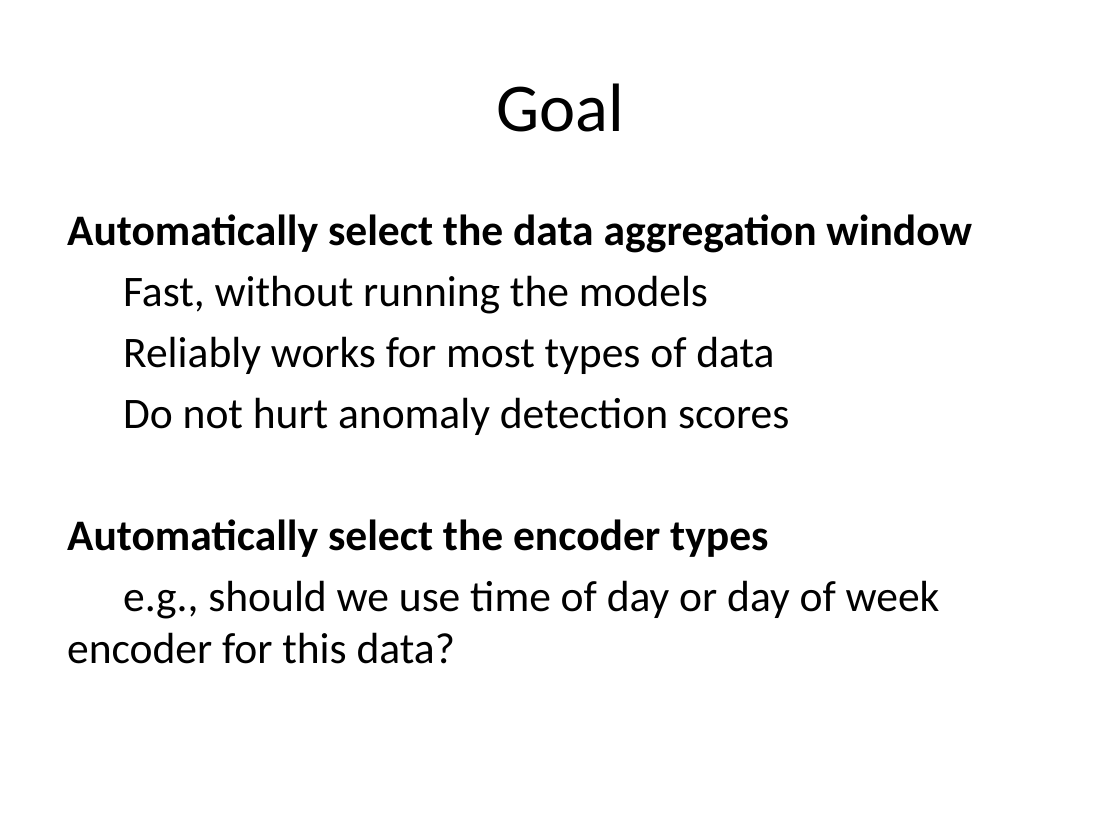
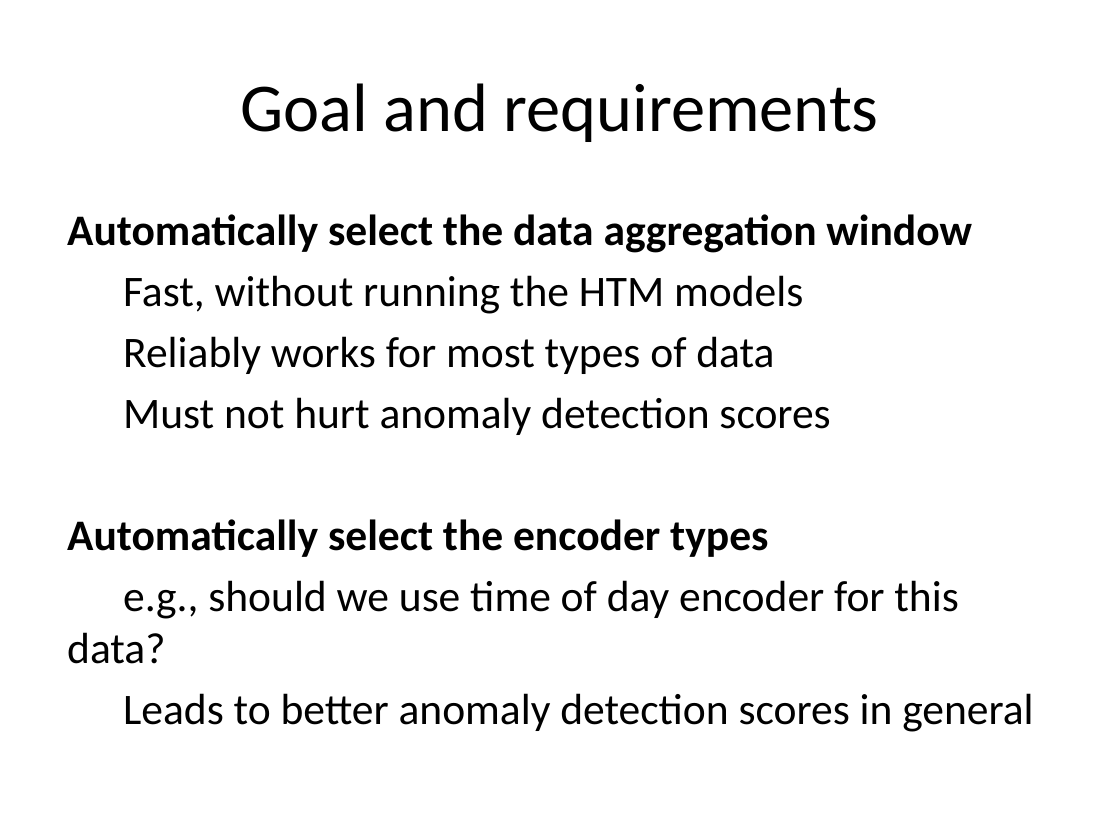
Before and after one commit to numenta/htmresearch-old, a slide deck: slide 2 of projects/wavelet_dataAggregation/DataAggregation.pptx. Drawn at 1120x840 pixels with LibreOffice and Linux fonts; fonts in the diff are those of the drawing. Boxes give left, top, right and bottom in pixels: in the first picture for what was removed or moved away, otherwise in the second. Text is boxed around its words. In the diff, an @@ line names an element or a change of style, - is before the commit and + after.

Commit message:
Update presentation for the data aggregation experiment

```diff
--- a/projects/wavelet_dataAggregation/DataAggregation.pptx
+++ b/projects/wavelet_dataAggregation/DataAggregation.pptx
@@ title at box(240, 83, 878, 142): text changed @@
-Goal
+Goal and requirements
@@ text at box(123, 275, 803, 314): text changed @@
-Fast, without running the models
+Fast, without running the HTM models
@@ text at box(123, 397, 830, 435): text changed @@
-Do not hurt anomaly detection scores
+Must not hurt anomaly detection scores
@@ text at box(67, 580, 1033, 732): text changed @@
-e.g., should we use time of day or day of week encoder for this data?
+e.g., should we use time of day encoder for this data?
+Leads to better anomaly detection scores in general
```
Also in this commit, not shown: 6 other slides changed, 3 slides added, 3 slides removed, 5 other files.
